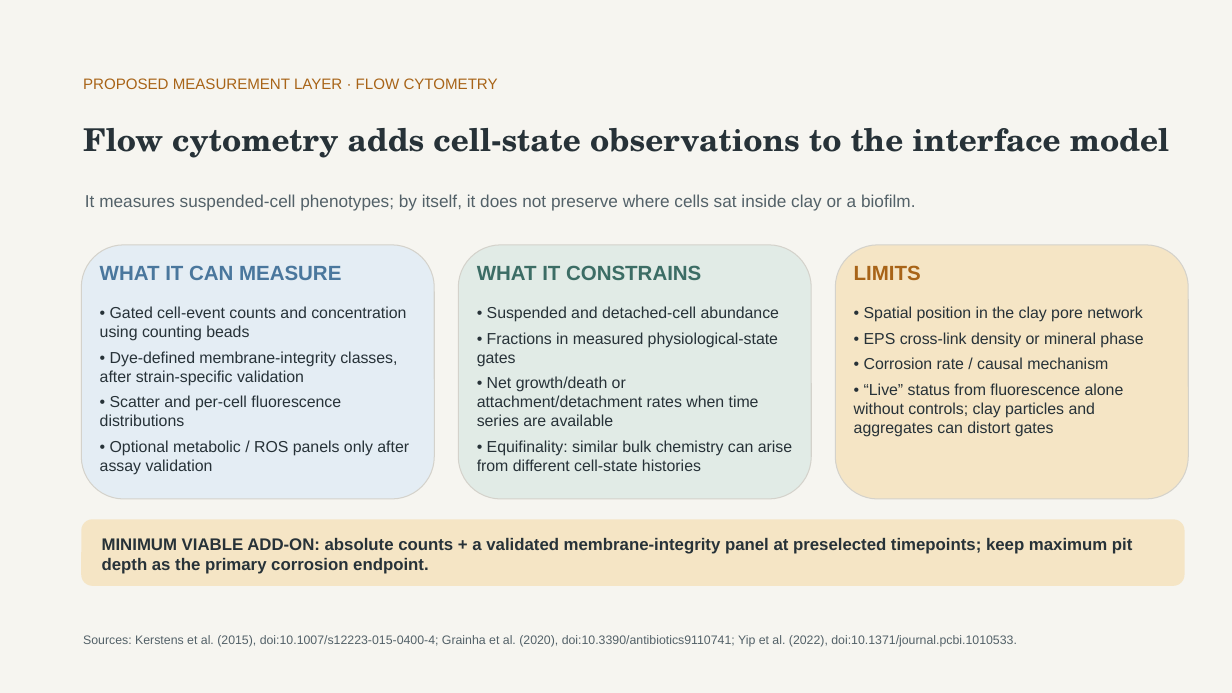
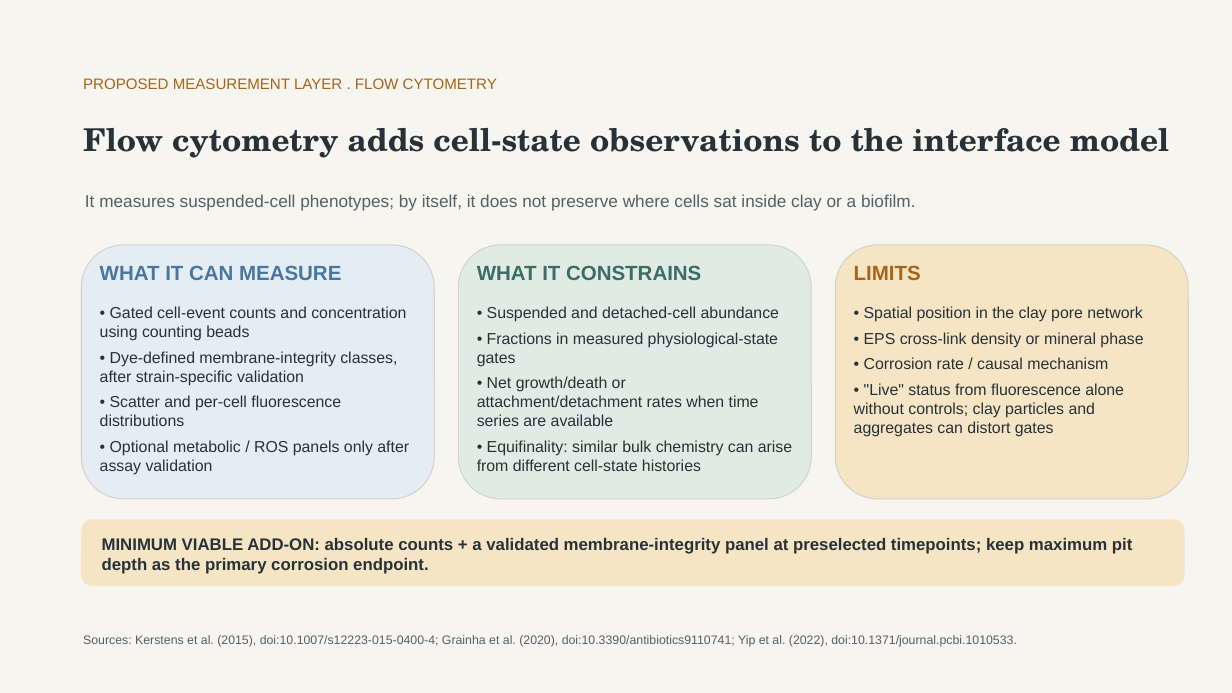
Before and after one commit to aurascoper/flow-cytometry-model-bridge, a slide deck: slide 21 of presentations/Clay_Microbes_Metal_22slides_Flow_Cytometry_Addendum.pptx. Drawn at 1232x693 pixels with LibreOffice and Linux fonts; fonts in the diff are those of the drawing. Boxes give left, top, right and bottom in pixels: in the first picture for what was removed or moved away, otherwise in the second. Text is boxed around its words. In the diff, an @@ line names an element or a change of style, - is before the commit and + after.

```diff
--- a/presentations/Clay_Microbes_Metal_22slides_Flow_Cytometry_Addendum.pptx
+++ b/presentations/Clay_Microbes_Metal_22slides_Flow_Cytometry_Addendum.pptx
@@ text at [83, 78, 497, 89]: text changed @@
-PROPOSED MEASUREMENT LAYER · FLOW CYTOMETRY
+PROPOSED MEASUREMENT LAYER . FLOW CYTOMETRY
@@ text at [854, 383, 1124, 437]: text changed @@
-• “Live” status from fluorescence alone without controls; clay particles and aggregates can distort gates
+• "Live" status from fluorescence alone without controls; clay particles and aggregates can distort gates
```
Also in this commit, not shown: 14 other slides changed, 35 other files.
